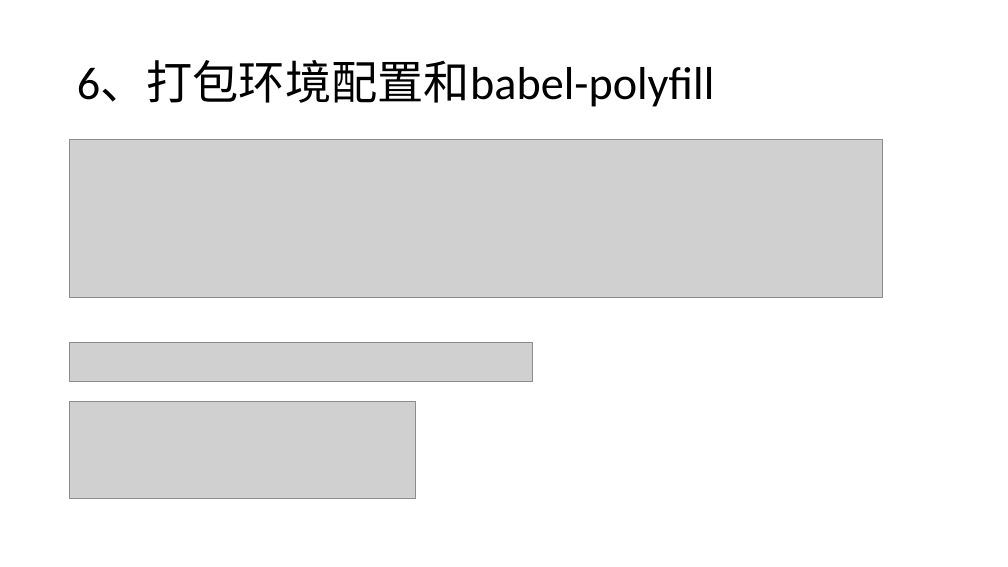
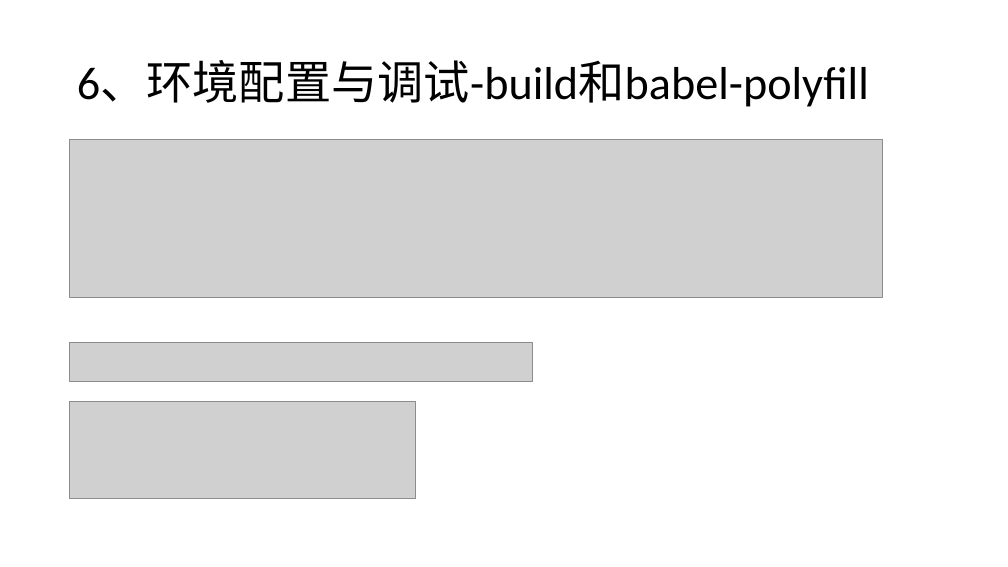
Before and after one commit to liwenxin-jam/vuecli3-starter, a slide deck: slide 24 of doc/vue.pptx (slide 22 before the commit). Drawn at 1008x567 pixels with LibreOffice and Linux fonts; fonts in the diff are those of the drawing; grey boxes stand for pictures. Boxes give left, top, right and bottom in pixels: in the first picture for what was removed or moved away, otherwise in the second. Text is boxed around its words. In the diff, an @@ line names an element or a change of style, - is before the commit and + after.

```diff
--- a/doc/vue.pptx
+++ b/doc/vue.pptx
@@ title at (x1=77, y1=61, x2=869, y2=107): text changed @@
-6、打包环境配置和babel-polyfill
+6、环境配置与调试-build和babel-polyfill
```
Also in this commit, not shown: 16 other slides changed, 2 slides added, 1 slide removed, 1 other file.
